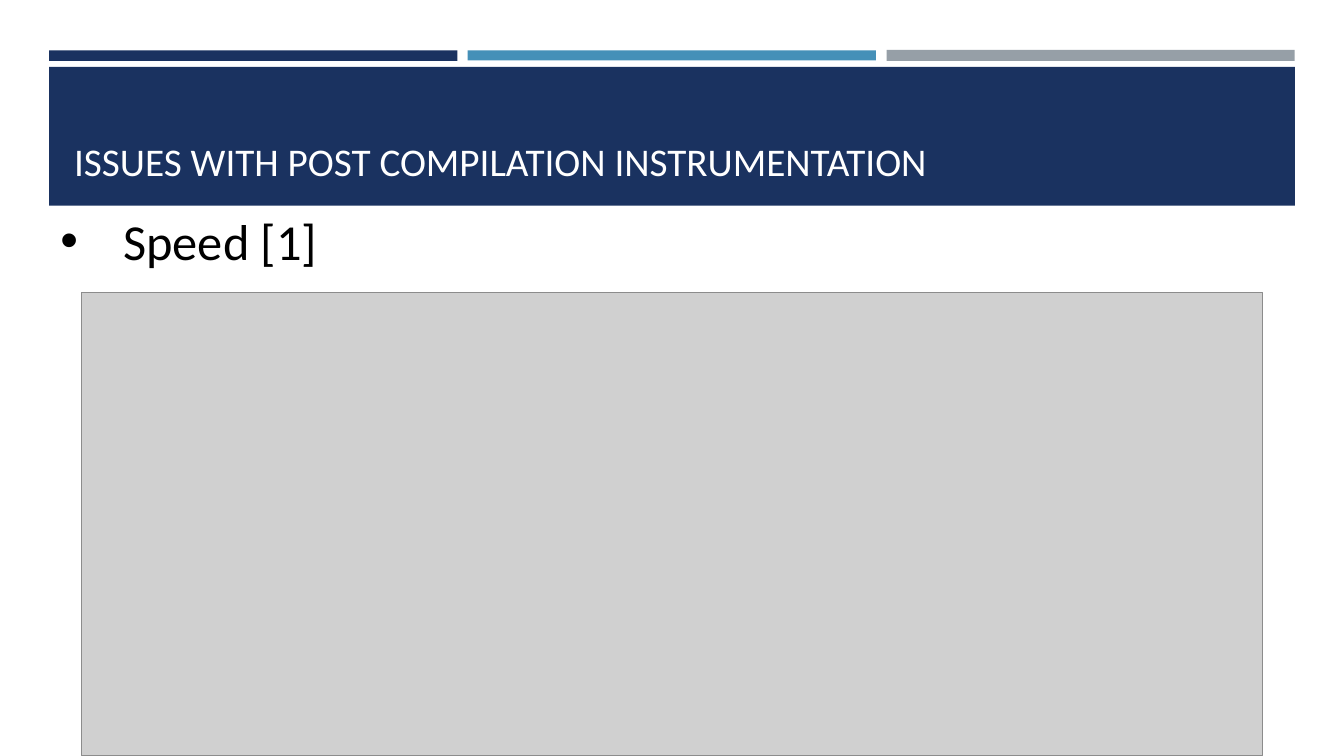
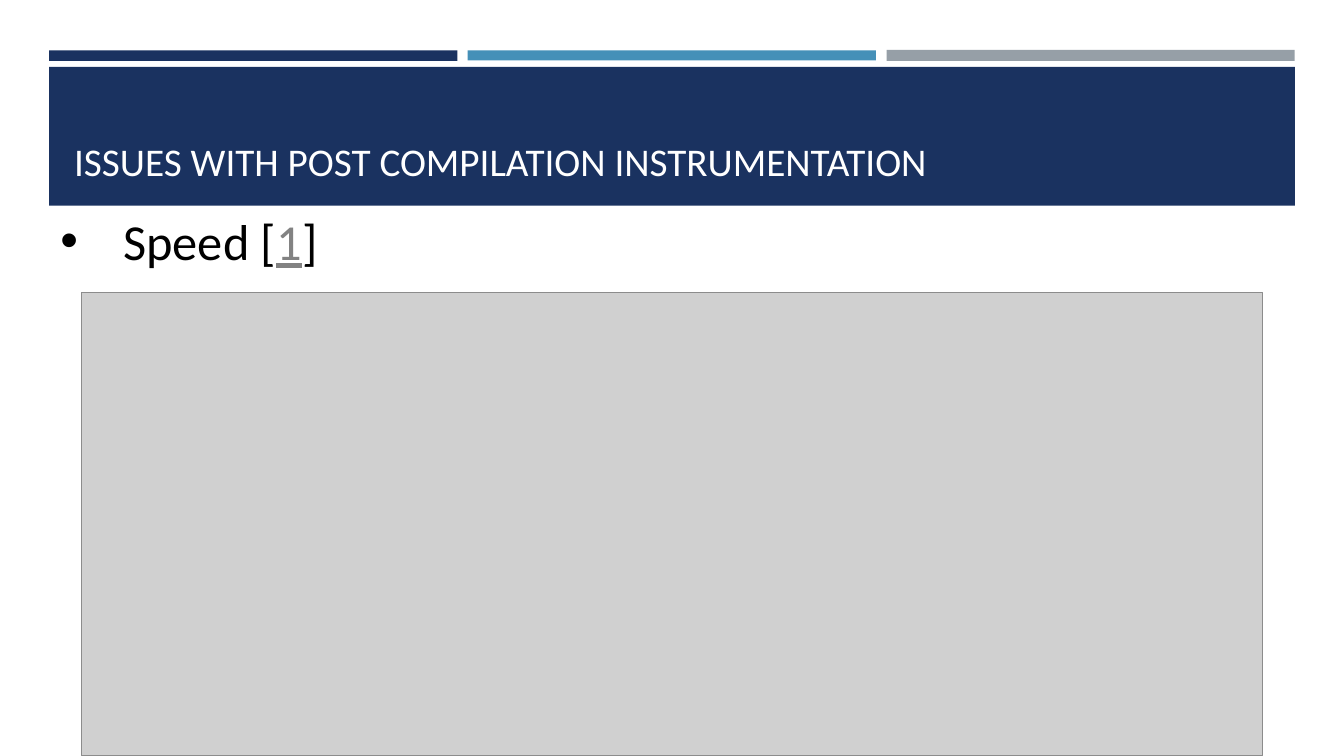
Before and after one commit to Potochi/licenta, a slide deck: slide 5 of Exploits.pptx. Drawn at 1344x756 pixels with LibreOffice and Linux fonts; fonts in the diff are those of the drawing; grey boxes stand for pictures. Boxes give left, top, right and bottom in pixels: in the first picture for what was removed or moved away, otherwise in the second. Text is boxed around its words. In the diff, an @@ line names an element or a change of style, - is before the commit and + after.

```diff
--- a/Exploits.pptx
+++ b/Exploits.pptx
@@ text "Speed [1]" at (123,223,318,268): text colour #000000 to #828282, underline on in "[1]" @@
```
Also in this commit, not shown: 4 other slides changed.
